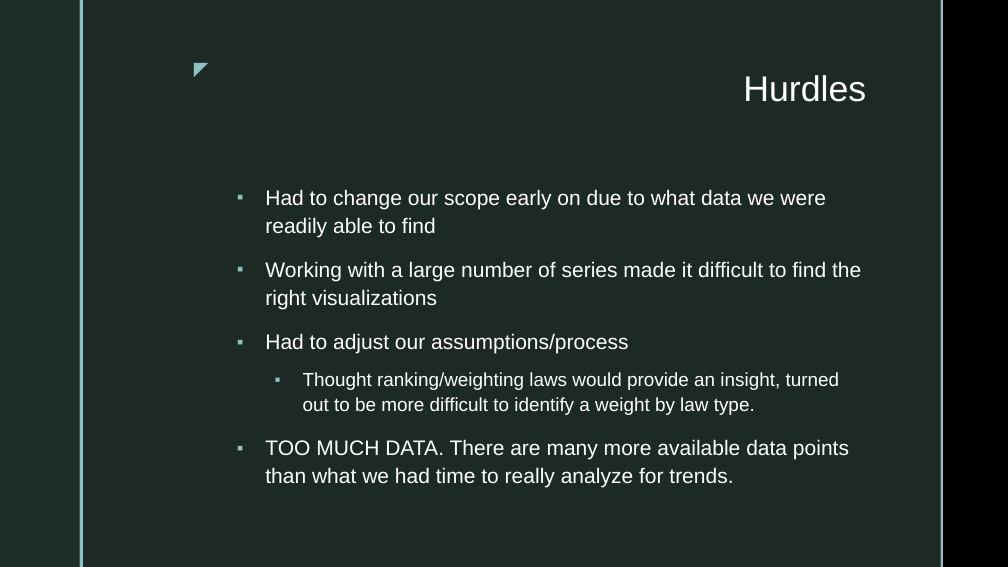
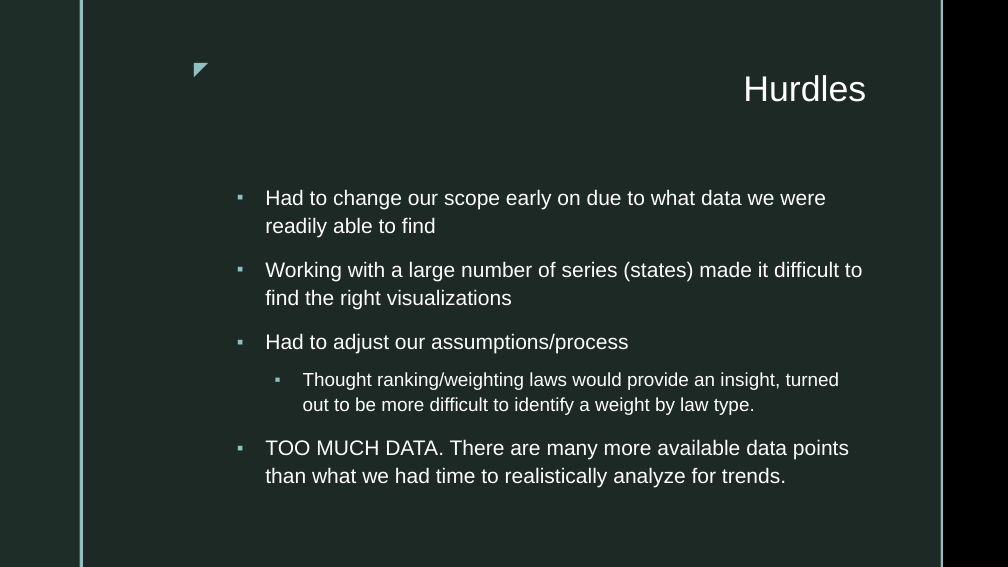
Before and after one commit to Vallito/Project_1, a slide deck: slide 13 of Affects of Gun Laws on Gun Crime.pptm (slide 10 before the commit). Drawn at 1008x567 pixels with LibreOffice and Linux fonts; fonts in the diff are those of the drawing; background and template pictures are left out. Boxes give left, top, right and bottom in pixels: in the first picture for what was removed or moved away, otherwise in the second. Text is boxed around its words. In the diff, an @@ line names an element or a change of style, - is before the commit and + after.

```diff
--- a/Affects of Gun Laws on Gun Crime.pptm
+++ b/Affects of Gun Laws on Gun Crime.pptm
@@ text at [265,261,863,309]: text changed @@
-▪ Working with a large number of series made it difficult to find the right visualizations
+▪ Working with a large number of series (states) made it difficult to find the right visualizations
@@ text at [265,439,849,488]: text changed @@
-▪ TOO MUCH DATA. There are many more available data points than what we had time to really analyze for trends.
+▪ TOO MUCH DATA. There are many more available data points than what we had time to realistically analyze for trends.
```
Also in this commit, not shown: 6 other slides changed, 4 slides added, 1 slide removed, 3 other files.
